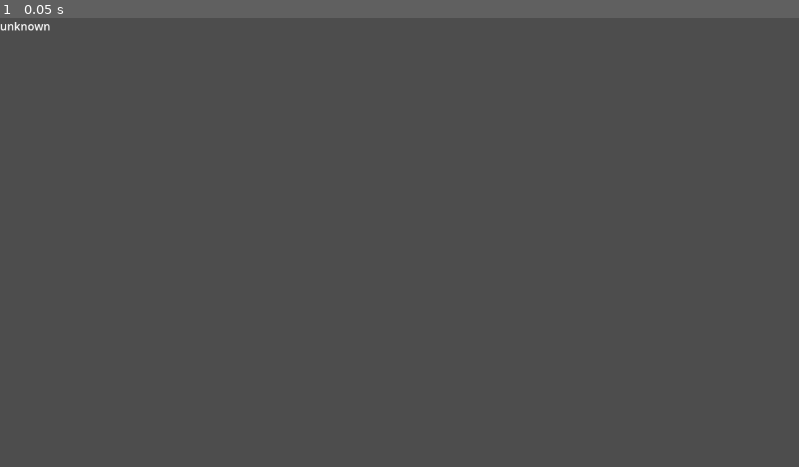
Above: before the commit, frame 1.
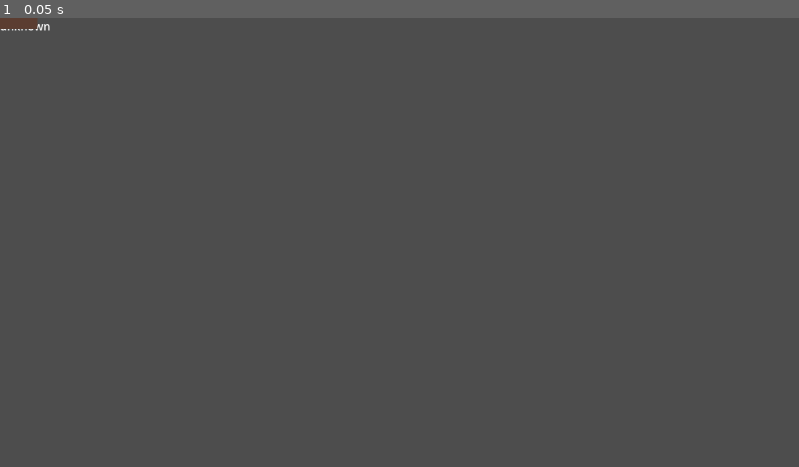
Above: after the commit, the same moment.

Repository: jeffreypbee/Cooking-Game
Game: Godot game, scene res://scenes/location.tscn
Same seed, same stepped clock (60 frames per second), same inputs: the game is played once before the commit and once after it. The project has no main scene, so this scene is started directly.
Inputs:
- Up to frame 1 (0.05 s): no input

The runs differ from the first frame. In frame 1, 0.1% of the frame differs, in the area x 0-5%, y 0-3%.

Commit message:
Added Collection Box to Location

Diff:
--- a/scenes/location.tscn
+++ b/scenes/location.tscn
@@ -1,6 +1,7 @@
-[gd_scene load_steps=2 format=3 uid="uid://cwvy72arnvext"]
+[gd_scene load_steps=3 format=3 uid="uid://cwvy72arnvext"]
 
 [ext_resource type="Script" path="res://scripts/location.gd" id="1_i2urg"]
+[ext_resource type="PackedScene" uid="uid://m1dd8h4mbpse" path="res://scenes/collection_box.tscn" id="2_41qys"]
 
 [node name="Location" type="Node2D"]
 script = ExtResource("1_i2urg")
@@ -8,3 +9,5 @@
 [node name="NameLabel" type="Label" parent="."]
 offset_right = 40.0
 offset_bottom = 23.0
+
+[node name="CollectionBox" parent="." instance=ExtResource("2_41qys")]
